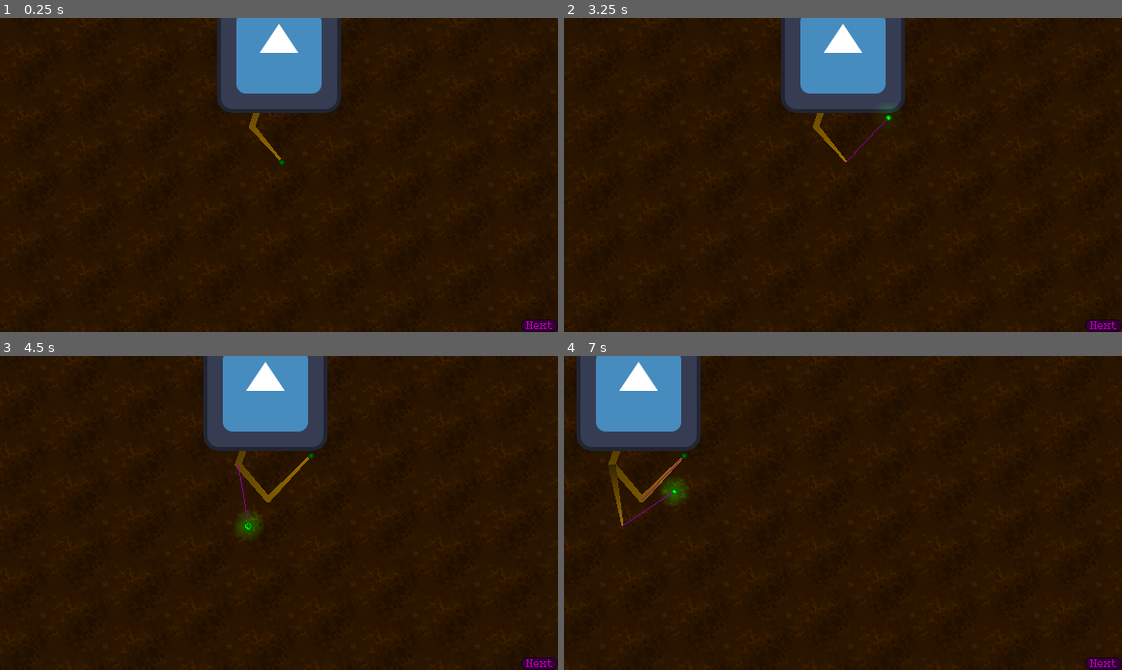
Above: before the commit, frames 1-4 (two rows, left to right).
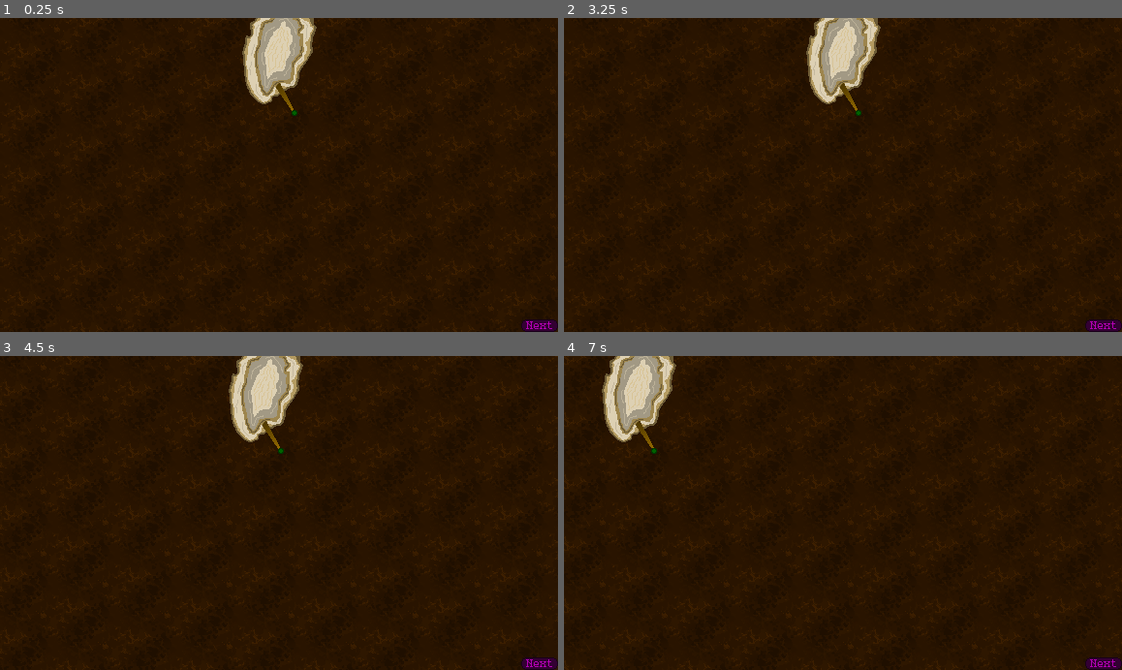
Above: after the commit, the same moments.

Repository: dragonryan06/trellis
Game: Godot game, scene res://test_world.tscn
Same seed, same stepped clock (60 frames per second), same inputs: the game is played once before the commit and once after it. The engine's default icon, where the game draws it, is replaced by a stand-in: a white triangle on a blue panel in a dark square.
Inputs (mouse positions are in pixels of both pictures, inside the frame that each line leads up to):
- Up to frame 1 (0.25 s): no input
- Up to frame 2 (3.25 s): click "Next" at 0.5 s; click "Next" at 1.25 s; click "Next" at 2 s; tap Enter at 2.75 s; drag from (848, 162) to (898, 105) at 2.77 s
- Up to frame 3 (4.5 s): tap Space at 3.5 s; drag from (251, 465) to (251, 575) at 3.52 s; move the mouse to (251, 525) at 4.27 s; hold Right (camera_pan_right) from 4.28 s (still down); click (251, 525) at 4.42 s
- Up to frame 4 (7 s): release Right (camera_pan_right) at 5 s; drag from (692, 525) to (675, 465) at 5.02 s; tap Enter at 5.75 s; drag from (625, 525) to (686, 456) at 5.77 s; drag from (664, 478) to (759, 434) at 6.52 s

The runs differ from the first frame. In frame 1, 6.8% of the frame differs, in the area x 38-62%, y 0-47%; in frame 2, 6.9%; in frame 3, 7.3%; in frame 4, 7.5%, in the area x 2-25%, y 0-55%.

Commit message:
Add seed art, rearrange asset folders

Diff:
--- a/rooting/root_system.tscn
+++ b/rooting/root_system.tscn
@@ -1,9 +1,11 @@
 [gd_scene format=3 uid="uid://dgqsxm6vmlr5g"]
 
-[ext_resource type="Texture2D" uid="uid://8t7cpkft333t" path="res://icon.svg" id="1_dsdun"]
+[ext_resource type="Texture2D" uid="uid://crx3gigsc3i5i" path="res://rooting/seed_whole.png" id="1_kvdd2"]
 [ext_resource type="Script" uid="uid://fsrspbj0b0vo" path="res://rooting/root.gd" id="2_kvdd2"]
 [ext_resource type="Texture2D" uid="uid://dq7oyd34ucsih" path="res://rooting/grow_handle.png" id="3_kvdd2"]
 [ext_resource type="Script" uid="uid://djqqtsj1hf21w" path="res://rooting/handle_base.gd" id="3_ky63x"]
+[ext_resource type="Texture2D" uid="uid://bfqv4wk176lro" path="res://rooting/seed_root_cover.png" id="5_ky63x"]
+[ext_resource type="Texture2D" uid="uid://ne8ul6110gl" path="res://rooting/seed_sprout_cover.png" id="6_0u8kd"]
 
 [sub_resource type="Curve" id="Curve_gy3sr"]
 _data = [Vector2(0, 1), 0.0, 0.0, 0, 0, Vector2(0.75, 0.75280905), 0.0, 0.0, 0, 0, Vector2(1, 0.25), 0.0, 0.0, 0, 0]
@@ -91,11 +93,10 @@
 fill_to = Vector2(0.9, 0.9)
 
 [node name="RootSystem" type="Sprite2D" unique_id=435886559]
-texture = ExtResource("1_dsdun")
+texture = ExtResource("1_kvdd2")
 
 [node name="Taproot" type="Line2D" parent="." unique_id=686598111]
-show_behind_parent = true
-points = PackedVector2Array(0, 0, -28, 78, 3, 114)
+points = PackedVector2Array(-8, 24, 16, 64)
 width = 8.0
 width_curve = SubResource("Curve_gy3sr")
 default_color = Color(0.53, 0.37983334, 0, 1)
@@ -106,7 +107,7 @@
 script = ExtResource("2_kvdd2")
 
 [node name="GrowthHandle" type="Area2D" parent="Taproot" unique_id=2062171075]
-position = Vector2(3, 115)
+position = Vector2(16, 64)
 script = ExtResource("3_ky63x")
 
 [node name="CollisionShape2D" type="CollisionShape2D" parent="Taproot/GrowthHandle" unique_id=2005075403]
@@ -121,6 +122,15 @@
 color = Color(0, 1, 0.01666665, 1)
 texture = SubResource("GradientTexture2D_ft56i")
 
+[node name="SeedRootCover" type="Sprite2D" parent="." unique_id=872298083]
+position = Vector2(-4, 33)
+texture = ExtResource("5_ky63x")
+
+[node name="SeedSproutCover" type="Sprite2D" parent="." unique_id=1258285545]
+position = Vector2(-4, -46)
+texture = ExtResource("6_0u8kd")
+centered = false
+
 [connection signal="input_event" from="Taproot/GrowthHandle" to="Taproot/GrowthHandle" method="_on_input_event"]
 [connection signal="mouse_entered" from="Taproot/GrowthHandle" to="Taproot/GrowthHandle" method="_on_mouse_entered"]
 [connection signal="mouse_exited" from="Taproot/GrowthHandle" to="Taproot/GrowthHandle" method="_on_mouse_exited"]
--- a/test_world.tscn
+++ b/test_world.tscn
@@ -1,16 +1,16 @@
 [gd_scene format=3 uid="uid://b060chk8lvhk"]
 
 [ext_resource type="Script" uid="uid://j0a2ggokrtd4" path="res://meta/test_world.gd" id="1_1lwx6"]
-[ext_resource type="Texture2D" uid="uid://dkyja5sv2j55t" path="res://test-dirt.png" id="1_dxppu"]
+[ext_resource type="Texture2D" uid="uid://dkyja5sv2j55t" path="res://backdrop/test-dirt.png" id="1_dxppu"]
 [ext_resource type="PackedScene" uid="uid://dgqsxm6vmlr5g" path="res://rooting/root_system.tscn" id="3_1lwx6"]
 [ext_resource type="Script" uid="uid://b31wlpyc00bk6" path="res://meta/player_camera.gd" id="3_dsnr4"]
-[ext_resource type="Texture2D" uid="uid://cmxnj3c8a1xvt" path="res://sky.png" id="3_lf0gk"]
-[ext_resource type="Texture2D" uid="uid://btyfaptwwurb5" path="res://sun.png" id="3_ud3vi"]
-[ext_resource type="Texture2D" uid="uid://di510fmcccij5" path="res://dirt_surface.png" id="4_cnaw2"]
-[ext_resource type="Texture2D" uid="uid://dh3k7vctrojla" path="res://dirt_surface_2.png" id="4_kt6p6"]
-[ext_resource type="Texture2D" uid="uid://c2xvty6q1f2dq" path="res://dirt_surface_3.png" id="4_uu1iw"]
-[ext_resource type="Texture2D" uid="uid://bigjmp61udysq" path="res://hills.png" id="5_4tg7h"]
-[ext_resource type="Shader" uid="uid://dbdnslk1ok0i2" path="res://vignette.gdshader" id="9_5457m"]
+[ext_resource type="Texture2D" uid="uid://cmxnj3c8a1xvt" path="res://backdrop/sky.png" id="3_lf0gk"]
+[ext_resource type="Texture2D" uid="uid://btyfaptwwurb5" path="res://backdrop/sun.png" id="3_ud3vi"]
+[ext_resource type="Texture2D" uid="uid://di510fmcccij5" path="res://backdrop/dirt_surface.png" id="4_cnaw2"]
+[ext_resource type="Texture2D" uid="uid://dh3k7vctrojla" path="res://backdrop/dirt_surface_2.png" id="4_kt6p6"]
+[ext_resource type="Texture2D" uid="uid://c2xvty6q1f2dq" path="res://backdrop/dirt_surface_3.png" id="4_uu1iw"]
+[ext_resource type="Texture2D" uid="uid://bigjmp61udysq" path="res://backdrop/hills.png" id="5_4tg7h"]
+[ext_resource type="Shader" uid="uid://dbdnslk1ok0i2" path="res://backdrop/vignette.gdshader" id="9_5457m"]
 
 [sub_resource type="ShaderMaterial" id="ShaderMaterial_ivea3"]
 shader = ExtResource("9_5457m")
Renamed: dirt_surface.png -> backdrop/dirt_surface.png
Not shown, added: backdrop/dirt_surface.png.import
Renamed: dirt_surface_2.png -> backdrop/dirt_surface_2.png
Not shown, changed: backdrop/dirt_surface_2.png.import
Renamed: dirt_surface_3.png -> backdrop/dirt_surface_3.png
Not shown, added: backdrop/dirt_surface_3.png.import
Renamed: hills.png -> backdrop/hills.png
Not shown, added: backdrop/hills.png.import
Renamed: sky.png -> backdrop/sky.png
Not shown, changed: backdrop/sky.png.import
Renamed: sun.png -> backdrop/sun.png
Not shown, changed: backdrop/sun.png.import
(and 10 more such lines)
